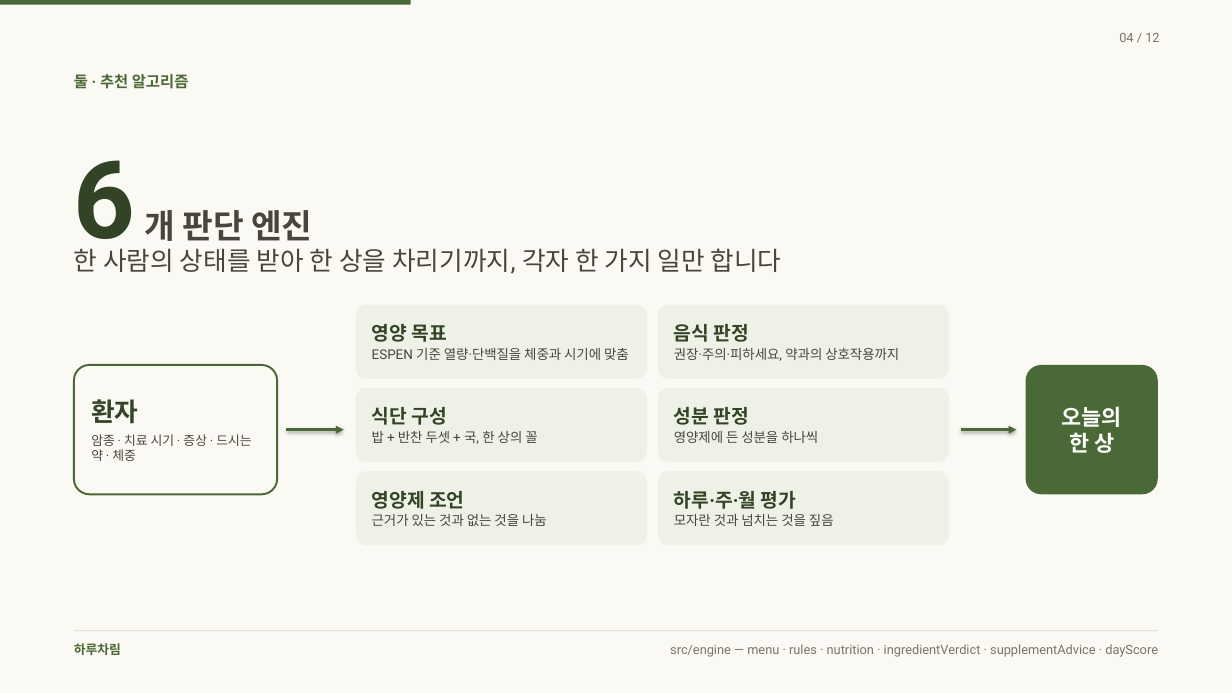
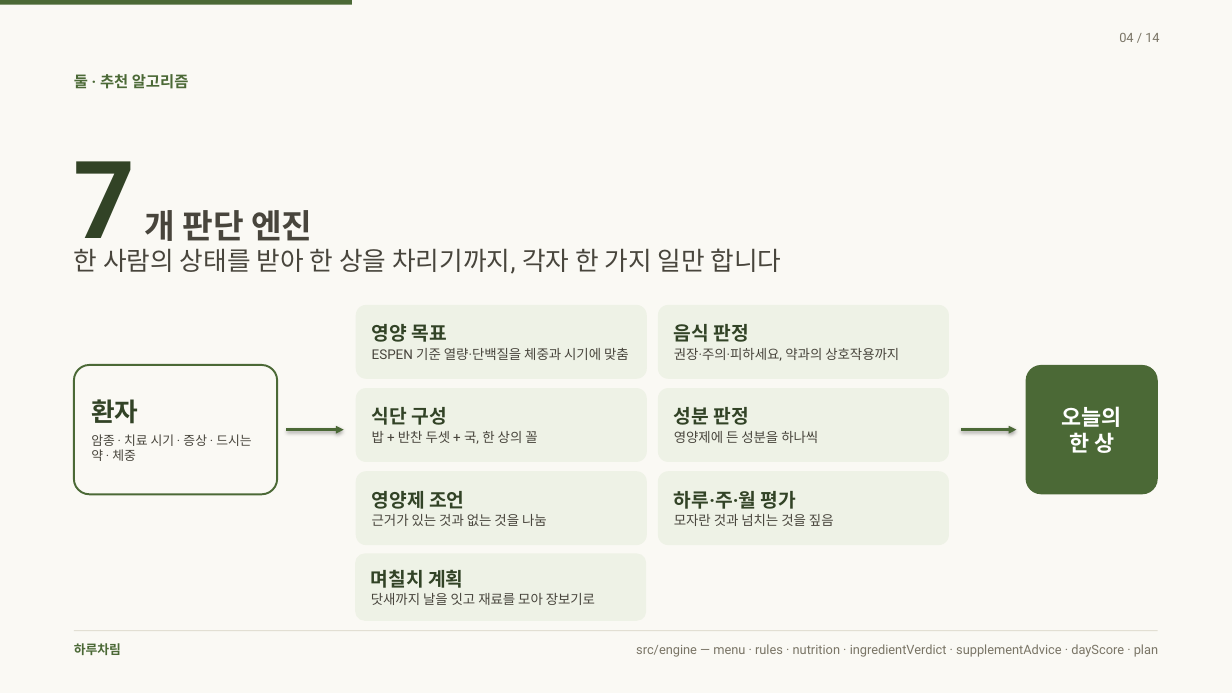
Before and after one commit to rohkwangwon-lang/harucharim-app, a slide deck: slide 4 of docs/홍보/하루차림-발표.pptx. Drawn at 1232x693 pixels with LibreOffice and Linux fonts; fonts in the diff are those of the drawing. Boxes give left, top, right and bottom in pixels: in the first picture for what was removed or moved away, otherwise in the second. Text is boxed around its words. In the diff, an @@ line names an element or a change of style, - is before the commit and + after.

```diff
--- a/docs/홍보/하루차림-발표.pptx
+++ b/docs/홍보/하루차림-발표.pptx
@@ rectangle: place and size @@
-rectangle at bbox=[0, 0, 410, 5]
+rectangle at bbox=[0, 0, 352, 5]
@@ text at bbox=[1119, 33, 1159, 42]: text changed @@
-04 / 12
+04 / 14
@@ text at bbox=[74, 161, 312, 263]: text changed @@
-6 개 판단 엔진
+7 개 판단 엔진
@@ rounded rectangle added at bbox=[355, 554, 646, 621], fill #EEF2E6, 10.5 pt, text #48453C @@
+며칠치 계획
+닷새까지 날을 잇고 재료를 모아 장보기로
@@ text at bbox=[636, 644, 1158, 657]: text changed @@
-src/engine — menu · rules · nutrition · ingredientVerdict · supplementAdvice · dayScore
+src/engine — menu · rules · nutrition · ingredientVerdict · supplementAdvice · dayScore · plan
```
Also in this commit, not shown: 11 other slides changed, 2 slides added, 16 other files.
